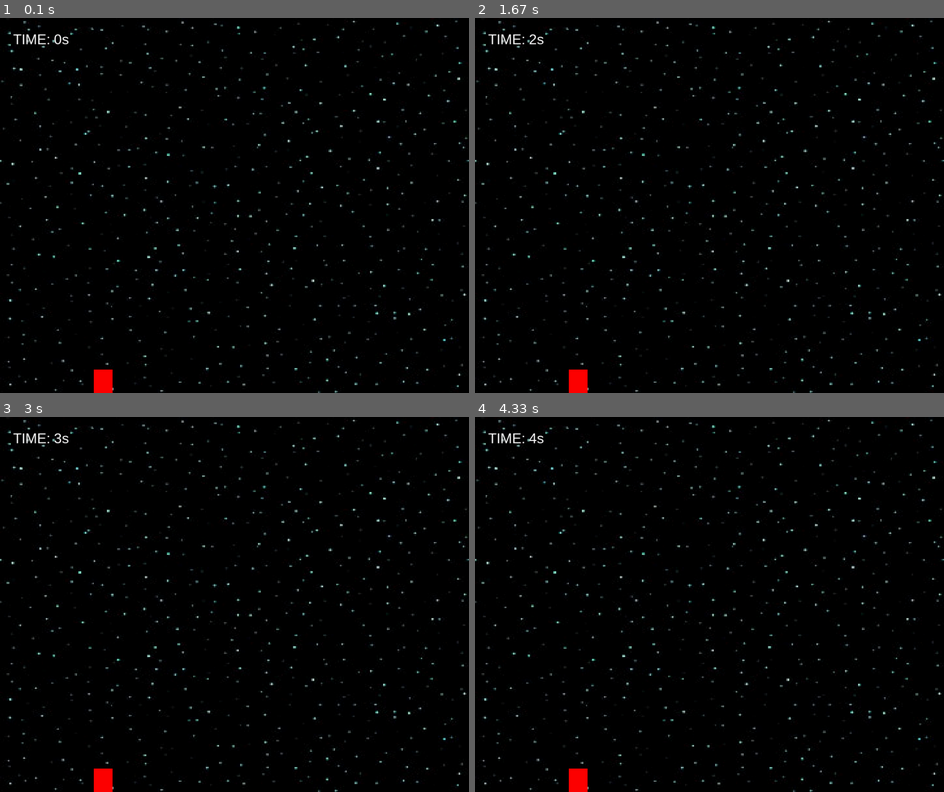
Above: before the commit, frames 1-4 (two rows, left to right).
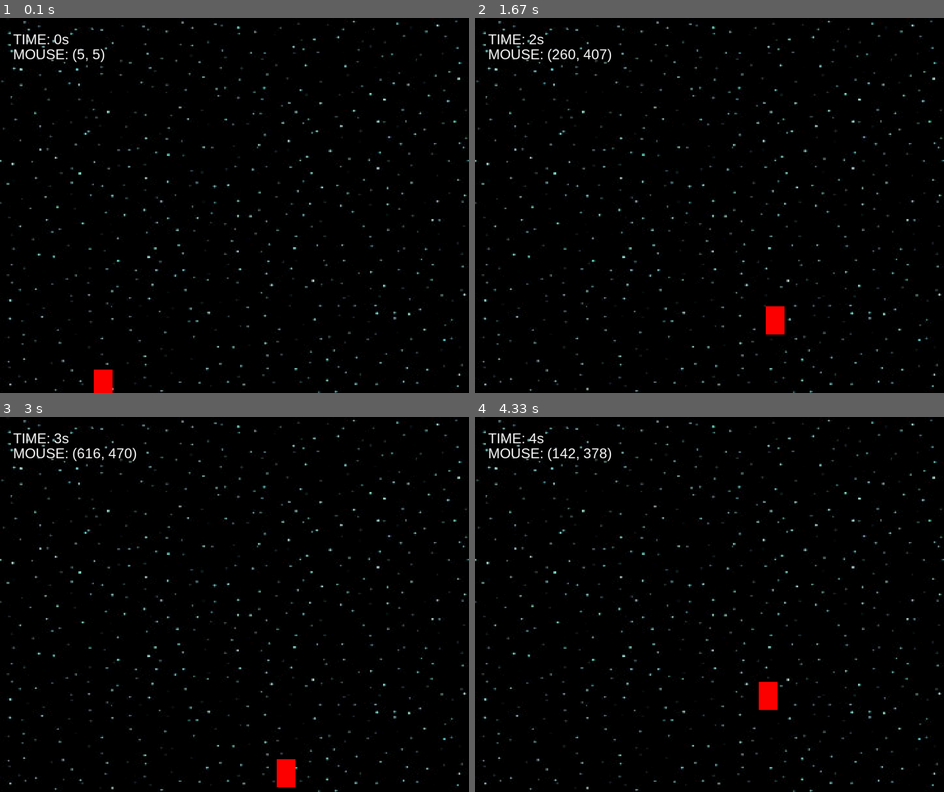
Above: after the commit, the same moments.

Repository: denzeysenpai/py-game
Game: pygame game, started from main.py
Same seed, same stepped clock (60 frames per second), same inputs: the game is played once before the commit and once after it.
Inputs (mouse positions are in pixels of both pictures, inside the frame that each line leads up to):
- Up to frame 1 (0.1 s): no input
- Up to frame 2 (1.67 s): hold Space 0.33-0.8 s; hold D 0.33-0.8 s; move the mouse to (690, 220) at 0.37 s; hold D 0.83-1.3 s; move the mouse to (859, 194) at 0.87 s; hold W 1.33-1.63 s; move the mouse to (596, 209) at 1.37 s
- Up to frame 3 (3 s): hold D 1.67-2.13 s; move the mouse to (89, 548) at 1.7 s; hold A 2.17-2.7 s; move the mouse to (304, 473) at 2.2 s; hold S from 2.73 s (still down); move the mouse to (290, 638) at 2.77 s
- Up to frame 4 (4.33 s): release S at 3.03 s; hold A 3.07-3.47 s; move the mouse to (718, 477) at 3.1 s; hold W 3.5-3.87 s; move the mouse to (596, 529) at 3.53 s; hold D from 3.9 s (still down); move the mouse to (540, 593) at 3.93 s

The runs differ from the first frame. In frame 1, 0.2% of the frame differs, in the area x 3-23%, y 8-12%; in frame 2, 0.9%; in frame 3, 0.9%; in frame 4, 0.9%, in the area x 3-65%, y 8-100%.

Commit message:
[UPDATE 0.0.5 : Added bullet]

Diff:
--- a/main.py
+++ b/main.py
@@ -12,16 +12,25 @@
 clock = pygame.time.Clock()
 start_time = time.time()
 elapsed_time = 0
+BULLET_SPEED = 30
 
 pygame.display.set_caption("Galaga")
 
 BG_IMG = pygame.transform.scale(pygame.image.load("./assets/bg.jpg"), (WIDTH, HEIGHT))
 
-def draw(player, elapsed_time):
+def draw(player, elapsed_time, shoot):
     WIN.blit(BG_IMG, (0,0))
     time_text = FONT.render(f"TIME: {round(elapsed_time)}s", 1, "white")
+    mouse_position = pygame.mouse.get_pos()
+    # mouse_position
+    mouse_position_render = FONT.render(f"MOUSE: {mouse_position}", 1, "white")
+    bullet = pygame.Rect(player.PLAYER.x + (player.PLAYER_HITBOX_X / 2),player.PLAYER.y + 15, 30,30)
     WIN.blit(time_text, (28, 28))
-    pygame.draw.rect(WIN, "red", player)
+    WIN.blit(mouse_position_render, (28, 60))
+    pygame.draw.rect(WIN, "red", player.PLAYER, 100)
+    if shoot:
+        pygame.draw.rect(WIN, "white", bullet, 100)
+
     pygame.display.update()
 
 def main():
@@ -37,15 +46,20 @@
 
         keys = pygame.key.get_pressed()
 
-        if keys[pygame.K_LEFT] and object.PLAYER.x > 10:
+        shoot = False
+
+        if keys[pygame.K_a] and object.PLAYER.x > 10:
             object.moveLeft()
-        if keys[pygame.K_RIGHT] and object.PLAYER.x < WIDTH - object.PLAYER_HITBOX_X - 10:
+        if keys[pygame.K_d] and object.PLAYER.x < WIDTH - object.PLAYER_HITBOX_X - 10:
             object.moveRight()
-        if keys[pygame.K_UP] and object.PLAYER.y > 10:
+        if keys[pygame.K_w] and object.PLAYER.y > 10:
             object.moveUp()
-        if keys[pygame.K_DOWN] and object.PLAYER.y < (HEIGHT - 10 - object.PLAYER_HITBOX_Y):
+        if keys[pygame.K_s] and object.PLAYER.y < (HEIGHT - 10 - object.PLAYER_HITBOX_Y):
             object.moveDown()
-        draw(object.PLAYER, elapsed_time)
+        if keys[pygame.K_SPACE]:
+            shoot = True
+
+        draw(object, elapsed_time, shoot)
 
     pygame.quit()
 
